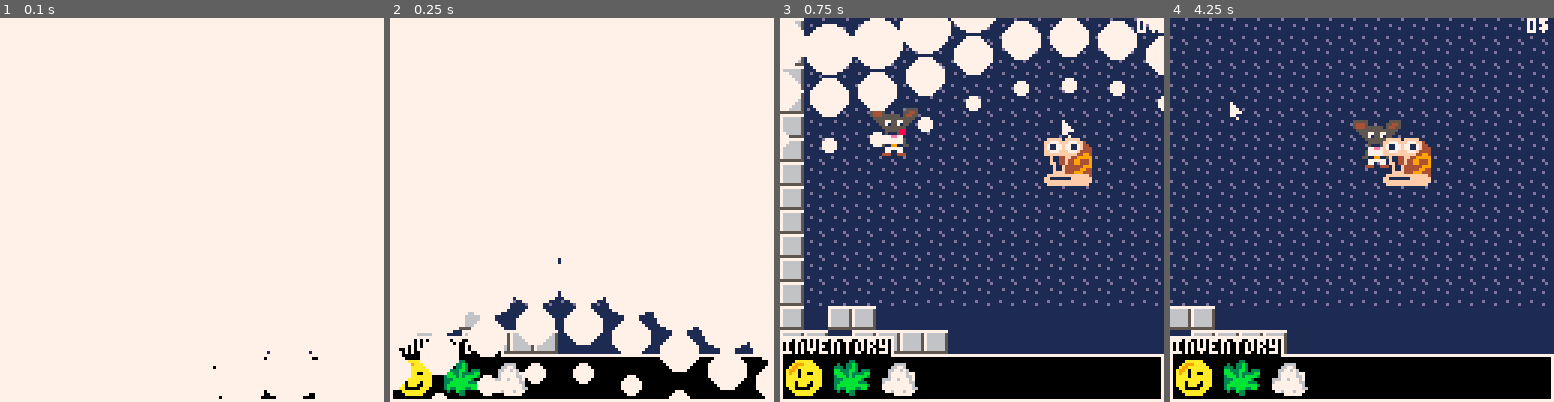
Above: before the commit, frames 1-4 (left to right).
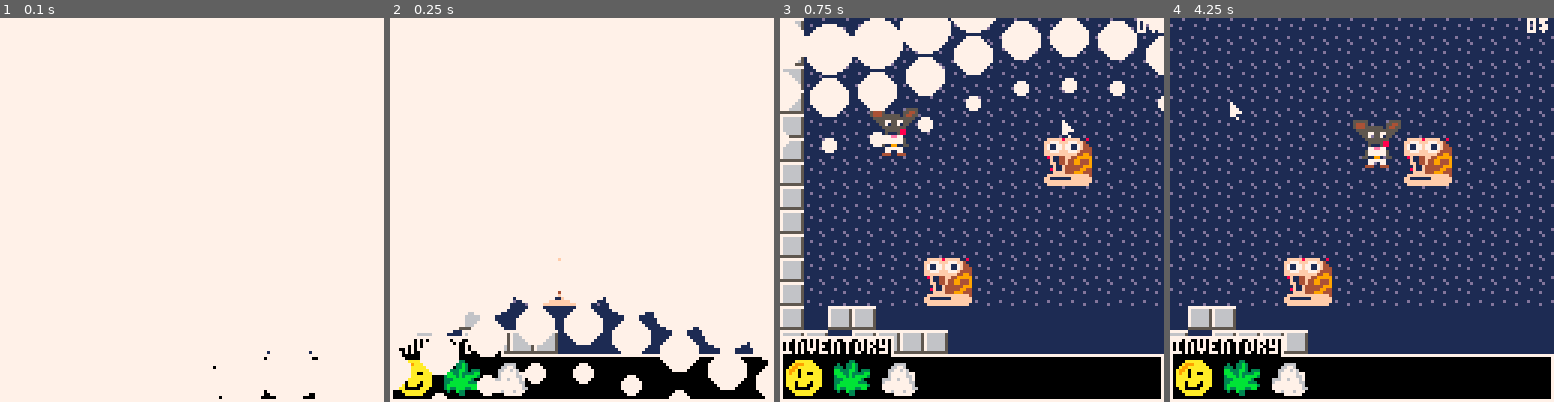
Above: after the commit, the same moments.

Repository: ekaktusz/ld53delivery
Game: PICO-8 cartridge delivery.p8
Same seed, same stepped clock (60 frames per second), same inputs: the game is played once before the commit and once after it.
Inputs (mouse positions are in pixels of both pictures, inside the frame that each line leads up to):
- Up to frame 1 (0.1 s): no input
- Up to frame 2 (0.25 s): no input
- Up to frame 3 (0.75 s): tap X (X key) at 0.33 s; click (1060, 121) at 0.67 s
- Up to frame 4 (4.25 s): tap X (X key) at 1.07, 1.85, 2.97, 4.08 s; click (1216, 267) at 1.22 s; hold Right 1.6-2.1 s; click (1277, 114) at 1.77 s; hold Up 2.15-2.42 s; click (1342, 259) at 2.32 s; hold Right 2.47-3.03 s; click (1404, 106) at 2.87 s; hold Left 3.08-3.58 s; click (1465, 256) at 3.42 s; hold Down 3.63-3.97 s; click (1231, 102) at 3.97 s; hold Right from 4.02 s (still down)

Frame 1 is identical in both runs. In frame 2, 0.1% of the frame differs, in the area x 39-49%, y 62-75%; in frame 3, 1.3%; in frame 4, 15%, in the area x 0-100%, y 0-88%.

Commit message:
animation

Diff:
--- a/delivery.p8
+++ b/delivery.p8
@@ -16,6 +16,23 @@
 #include include/log.lua
 #include include/map.lua
 #include include/customer.lua
+#include include/animation.lua
+…(16 lines of a section not shown)…
 
 
 
@@ -34,20 +51,20 @@
 
 
 __gff__
-0000000001000000000000000000000000000000000000000000000000000000000000000000000000000000000000000000000000000000000000000000000000000000000000000000000000000000000000000000000000000000000000000000000000000000000000000000000000000000000000000000000000000000
+0000000001000000000000000000000000000000000100000000000000000000000000000000000000000000000000000000000000000000000000000000000000000000000000000000000000000000000000000000000000000000000000000000000000000000000000000000000000000000000000000000000000000000
 0000000000000000000000000000000000000000000000000000000000000000000000000000000000000000000000000000000000000000000000000000000000000000000000000000000000000000000000000000000000000000000000000000000000000000000000000000000000000000000000000000000000000000
 __map__
 0414141414141414141414141414141414141414140000000000000000000000000000000000000000000000000000000000000000000000000000000000000000000000000000000000000000000000000000000000000000000000000000000000000000000000000000000000000000000000000000000000000000000000
 0414141414141414141414141414141414141414140000000000000000000000000000000000000000000000000000000000000000000000000000000000000000000000000000000000000000000000000000000000000000000000000000000000000000000000000000000000000000000000000000000000000000000000
+0414141414141414141414141414141414140814140000000000000000000000000000000000000000000000000000000000000000000000000000000000000000000000000000000000000000000000000000000000000000000000000000000000000000000000000000000000000000000000000000000000000000000000
 0414141414141414141414141414141414141414140000000000000000000000000000000000000000000000000000000000000000000000000000000000000000000000000000000000000000000000000000000000000000000000000000000000000000000000000000000000000000000000000000000000000000000000
 0414141414141414141414141414141414141414140000000000000000000000000000000000000000000000000000000000000000000000000000000000000000000000000000000000000000000000000000000000000000000000000000000000000000000000000000000000000000000000000000000000000000000000
-0414141414141414141414141414141414141414140000000000000000000000000000000000000000000000000000000000000000000000000000000000000000000000000000000000000000000000000000000000000000000000000000000000000000000000000000000000000000000000000000000000000000000000
-0414141414141414141414080914141414141414140000000000000000000000000000000000000000000000000000000000000000000000000000000000000000000000000000000000000000000000000000000000000000000000000000000000000000000000000000000000000000000000000000000000000000000000
-0414141414141414141414181914141414141414140000000000000000000000000000000000000000000000000000000000000000000000000000000000000000000000000000000000000000000000000000000000000000000000000000000000000000000000000000000000000000000000000000000000000000000000
+0414141414141414141414081414141414141414140000000000000000000000000000000000000000000000000000000000000000000000000000000000000000000000000000000000000000000000000000000000000000000000000000000000000000000000000000000000000000000000000000000000000000000000
 0414141414141414141414141414141414141414140000000000000000000000000000000000000000000000000000000000000000000000000000000000000000000000000000000000000000000000000000000000000000000000000000000000000000000000000000000000000000000000000000000000000000000000
 0414141414141414141414141414141414141414140000000000000000000000000000000000000000000000000000000000000000000000000000000000000000000000000000000000000000000000000000000000000000000000000000000000000000000000000000000000000000000000000000000000000000000000
 0414141414141414141414141414141414141414140000000000000000000000000000000000000000000000000000000000000000000000000000000000000000000000000000000000000000000000000000000000000000000000000000000000000000000000000000000000000000000000000000000000000000000000
 0414141414141414141414141414141414141414140000000000000000000000000000000000000000000000000000000000000000000000000000000000000000000000000000000000000000000000000000000000000000000000000000000000000000000000000000000000000000000000000000000000000000000000
+0414141414140814141414141414141414141414140000000000000000000000000000000000000000000000000000000000000000000000000000000000000000000000000000000000000000000000000000000000000000000000000000000000000000000000000000000000000000000000000000000000000000000000
 0414141414141414141414141414141414141414140000000000000000000000000000000000000000000000000000000000000000000000000000000000000000000000000000000000000000000000000000000000000000000000000000000000000000000000000000000000000000000000000000000000000000000000
 0400040400000000000000000000000000000000000000000000000000000000000000000000000000000000000000000000000000000000000000000000000000000000000000000000000000000000000000000000000000000000000000000000000000000000000000000000000000000000000000000000000000000000
 0404000404040400000000000000000000000000000000000000000000000000000000000000000000000000000000000000000000000000000000000000000000000000000000000000000000000000000000000000000000000000000000000000000000000000000000000000000000000000000000000000000000000000
--- /dev/null
+++ b/include/animation.lua
@@ -0,0 +1,31 @@
+
+function animation_new(_frames, _dt)
+    local animation = {
+        frames = _frames,
+        current_frame = 1,
+        dt = _dt,
+        timer = 0
+    }
+    return animation
+end
+
+local function animation_next_frame(animation)
+    animation.current_frame += 1
+    if animation.current_frame > #animation.frames then
+        animation.current_frame = 1
+    end
+end
+
+function animation_update(animation)
+    animation.timer += 1
+    if animation.timer > animation.dt then
+        animation.timer = 0
+        animation_next_frame(animation)
+    end
+end
+
+function animation_draw(animation, x, y)
+    log(animation.frames[animation.current_frame].y)
+    --sspr(animation.frames[animation.current_frame].x, animation.frames[animation.current_frame].y, animation.w, animation.h, x, y)
+    sspr(animation.frames[animation.current_frame].x,animation.frames[animation.current_frame].y,animation.frames[animation.current_frame].w,animation.frames[animation.current_frame].h,x,y)
+end
--- a/include/customer.lua
+++ b/include/customer.lua
@@ -2,12 +2,12 @@
 
 local function table_concat(t1,t2) --feltetelezzuk hogy object
     for i=1,#t2 do
-        t1[#t1+1] = {x=t2[i].x, y=t2[i].y, w=t2[i].w, h=t2[i].h, type=t2[i].type}
+        t1[#t1+1] = {x=t2[i].x, y=t2[i].y, w=t2[i].w, h=t2[i].h, type=t2[i].type, animation=t2[i].animation}
     end
     return t1
 end
 
-local function customer_new(_x,_y,_w,_h,_type)
+function customer_new(_x,_y,_w,_h,_type)
     local customer = {
         x = _x,
         y = _y,
@@ -15,17 +15,22 @@
         h = _h,
         type = _type
     }
+    if _type == "snail" then
+        local frames = { {x=64, y=0, w=_w, h=_h}, {x=64, y=16, w=_w, h=_h} }
+        customer.animation = animation_new(frames, 20)
+    end
     return customer
 end
 
 local function customer_update(customer)
-
+    animation_update(customer.animation)
 end
 
 local function customer_draw(customer)
-    if customer.type == "snail" then
-        sspr(64,0,customer.w,customer.h,customer.x,customer.y)
-    end
+    --if customer.type == "snail" then
+    --    sspr(64,0,customer.w,customer.h,customer.x,customer.y)
+    --end
+    animation_draw(customer.animation, customer.x, customer.y)
 end
 
 function customers_load()
--- a/include/map.lua
+++ b/include/map.lua
@@ -7,7 +7,7 @@
         for j=0,32,1 do
             local sprite_num = mget(i,j)
             if (sprite_num == spriten) then
-                obj = {x=i*8,y=j*8,w=_w,h=_h,type=_type}
+                obj = customer_new(i*8,j*8,_w,_h,_type)
                 add(t, obj)
                 mset(i,j,21)
                 if _w==16 then
Not shown, changed: 24 lines of the sprite sheet (__gfx__) section of delivery.p8
Not shown, added: log.txt
